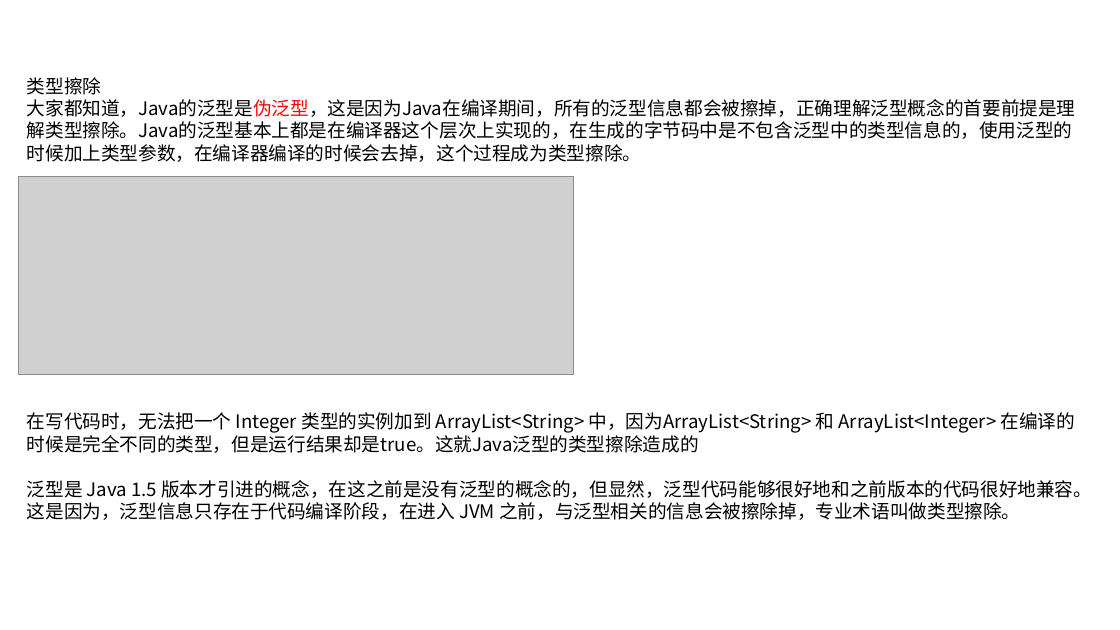
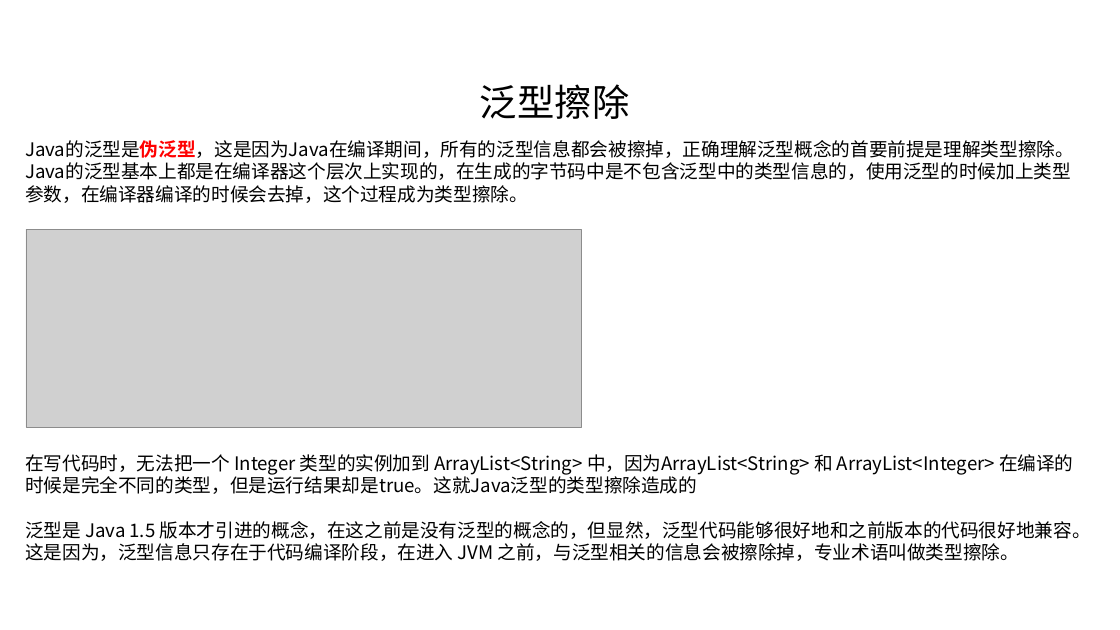
Before and after one commit to linkknown/PPT, a slide deck: slide 6 of 基础PPT/第11章：Java泛型简介.pptx. Drawn at 1120x630 pixels with LibreOffice and Linux fonts; fonts in the diff are those of the drawing; grey boxes stand for pictures; background and template pictures are left out. Boxes give left, top, right and bottom in pixels: in the first picture for what was removed or moved away, otherwise in the second. Text is boxed around its words. In the diff, an @@ line names an element or a change of style, - is before the commit and + after.

```diff
--- a/基础PPT/第11章：Java泛型简介.pptx
+++ b/基础PPT/第11章：Java泛型简介.pptx
@@ text added at box(480, 84, 629, 119), 32 pt, text #000000 @@
+泛型擦除
@@ text "Java的泛型是伪泛型，这是因为Java在编译期间，所有的泛型信息都会被擦掉，正确理解泛型概念的首要前提是理解类型擦除。 ...": place and size @@
-text "Java的泛型是伪泛型，这是因为Java在编译期间，所有的泛型信息都会被擦掉，正确理解泛型概念的首要前提是理解类型擦除。 ..." at box(27, 77, 1092, 520)
+text "Java的泛型是伪泛型，这是因为Java在编译期间，所有的泛型信息都会被擦掉，正确理解泛型概念的首要前提是理解类型擦除。 ..." at box(25, 140, 1091, 561)
@@ text at box(25, 140, 1074, 203): text changed @@
-类型擦除
-大家都知道，Java的泛型是伪泛型，这是因为Java在编译期间，所有的泛型信息都会被擦掉，正确理解泛型概念的首要前提是理解类型擦除。Java的泛型基本上都是在编译器这个层次上实现的，在生成的字节码中是不包含泛型中的类型信息的，使用泛型的时候加上类型参数，在编译器编译的时候会去掉，这个过程成为类型擦除。
+Java的泛型是伪泛型，这是因为Java在编译期间，所有的泛型信息都会被擦掉，正确理解泛型概念的首要前提是理解类型擦除。Java的泛型基本上都是在编译器这个层次上实现的，在生成的字节码中是不包含泛型中的类型信息的，使用泛型的时候加上类型参数，在编译器编译的时候会去掉，这个过程成为类型擦除。
@@ picture: place and size @@
-picture at box(18, 176, 574, 375)
+picture at box(26, 229, 581, 428)
```
Also in this commit, not shown: 7 other slides changed, 2 slides added, 11 slides removed, 1 other file.
